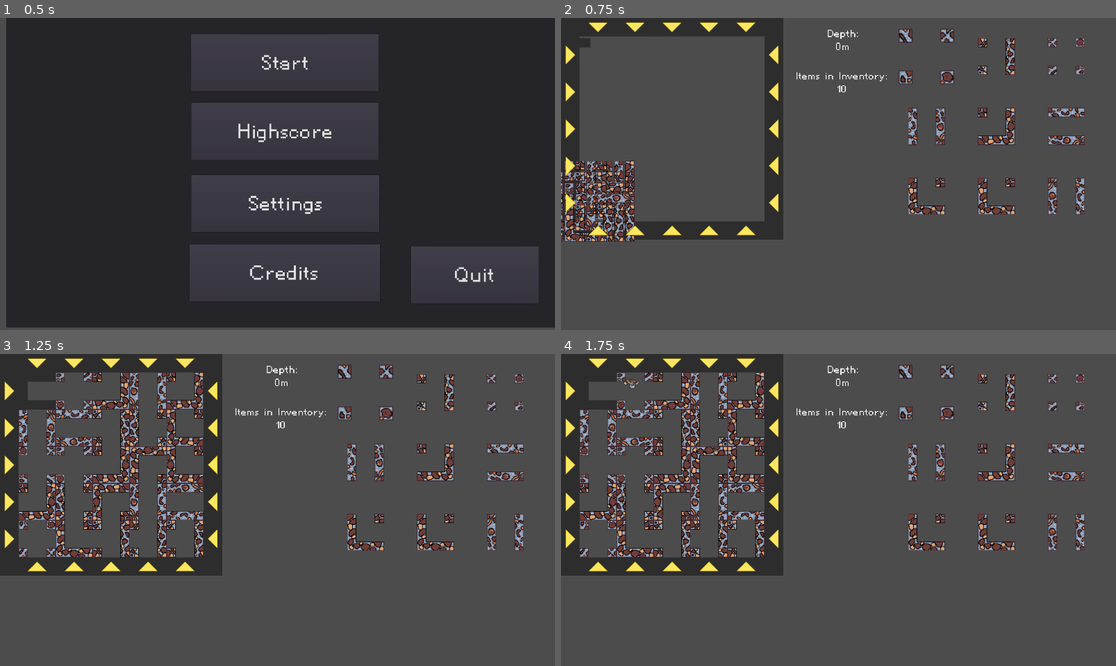
Above: before the commit, frames 1-4 (two rows, left to right).
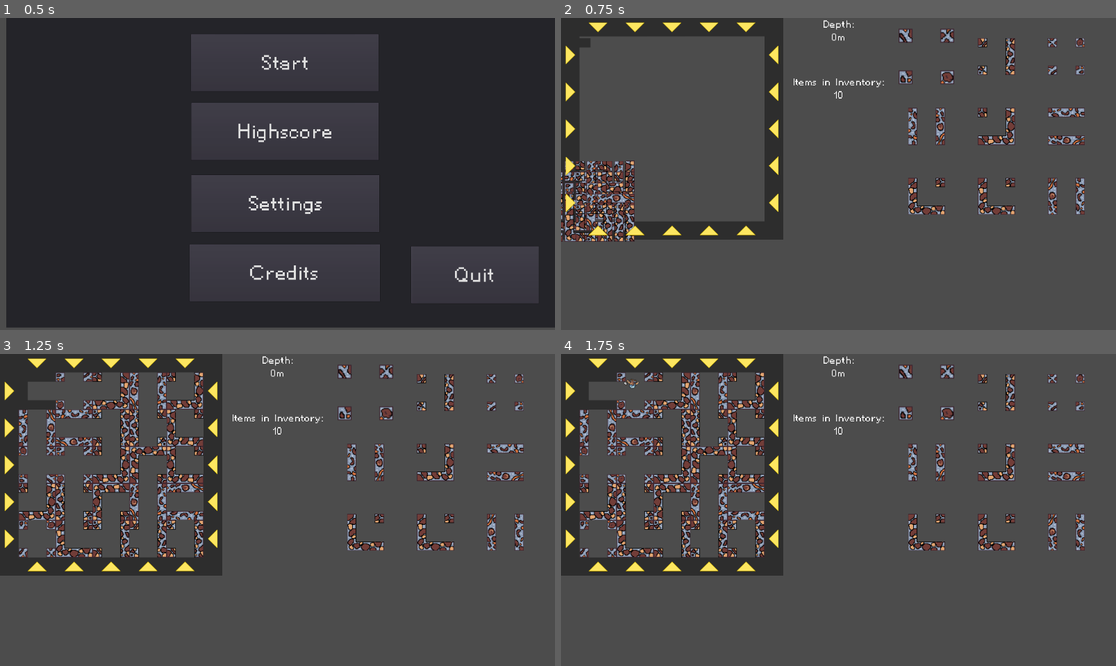
Above: after the commit, the same moments.

Repository: DorianSnowball/amazeing-mine
Game: Godot game, scene res://menu.tscn
The game is run twice, just before and just after one commit, with the same random seed, the same clock (stepped at 60 frames per second) and the same inputs.
Inputs:
- Up to frame 1 (0.5 s): no input
- Up to frame 2 (0.75 s): click "Start" at 0.5 s
- Up to frame 3 (1.25 s): no input
- Up to frame 4 (1.75 s): hold D (move_right) from 1.28 s (still down); tap Space (jump) at 1.52 s

Frame 1 is identical in both runs. In frame 2, 0.4% of the frame differs, in the area x 41-59%, y 0-26%; in frame 3, 0.4%; in frame 4, 0.4%.

Commit message:
fixed text overlapping with arrow

Diff:
--- a/game/MainUI.tscn
+++ b/game/MainUI.tscn
@@ -20,12 +20,13 @@
 [node name="ItemList" parent="." instance=ExtResource( 3 )]
 
 [node name="Score" type="RichTextLabel" parent="."]
-anchor_right = 0.485
-anchor_bottom = 0.029
-margin_left = 794.0
-margin_top = 32.0
-margin_right = 225.48
-margin_bottom = 117.68
+anchor_left = 0.5
+anchor_right = 0.5
+margin_left = -150.0
+margin_right = 150.0
+margin_bottom = 100.0
+grow_horizontal = 2
+grow_vertical = 2
 size_flags_horizontal = 2
 bbcode_enabled = true
 script = ExtResource( 2 )
@@ -34,13 +35,12 @@
 }
 
 [node name="InvCounter" type="RichTextLabel" parent="."]
-anchor_top = 0.191
-anchor_right = 0.549
-anchor_bottom = 0.343
-margin_left = 736.548
-margin_top = -27.0
-margin_right = 150.548
-margin_bottom = -39.9279
+anchor_left = 0.5
+anchor_right = 0.5
+margin_left = -190.0
+margin_top = 200.0
+margin_right = 190.0
+margin_bottom = 400.0
 bbcode_enabled = true
 script = ExtResource( 4 )
 __meta__ = {
